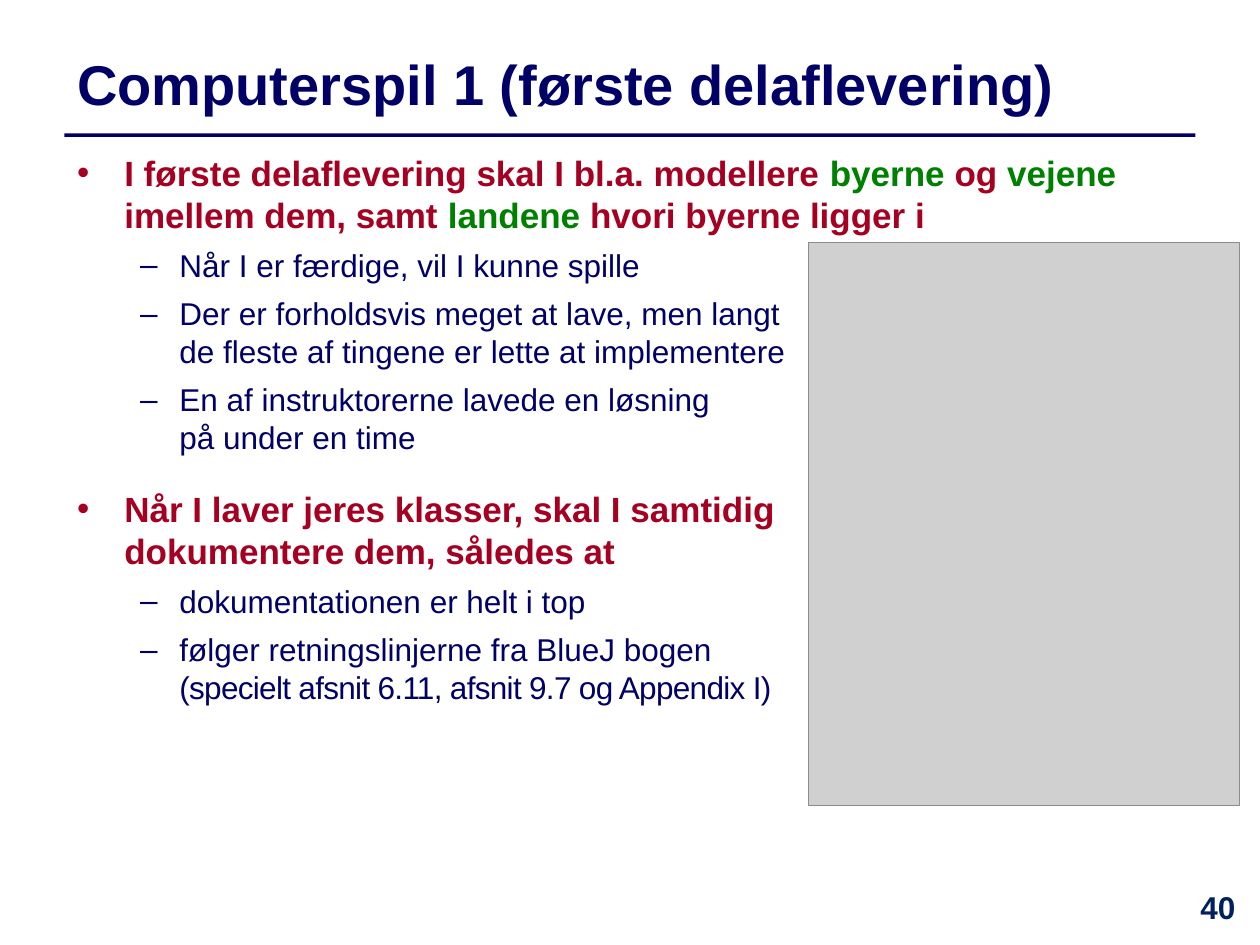
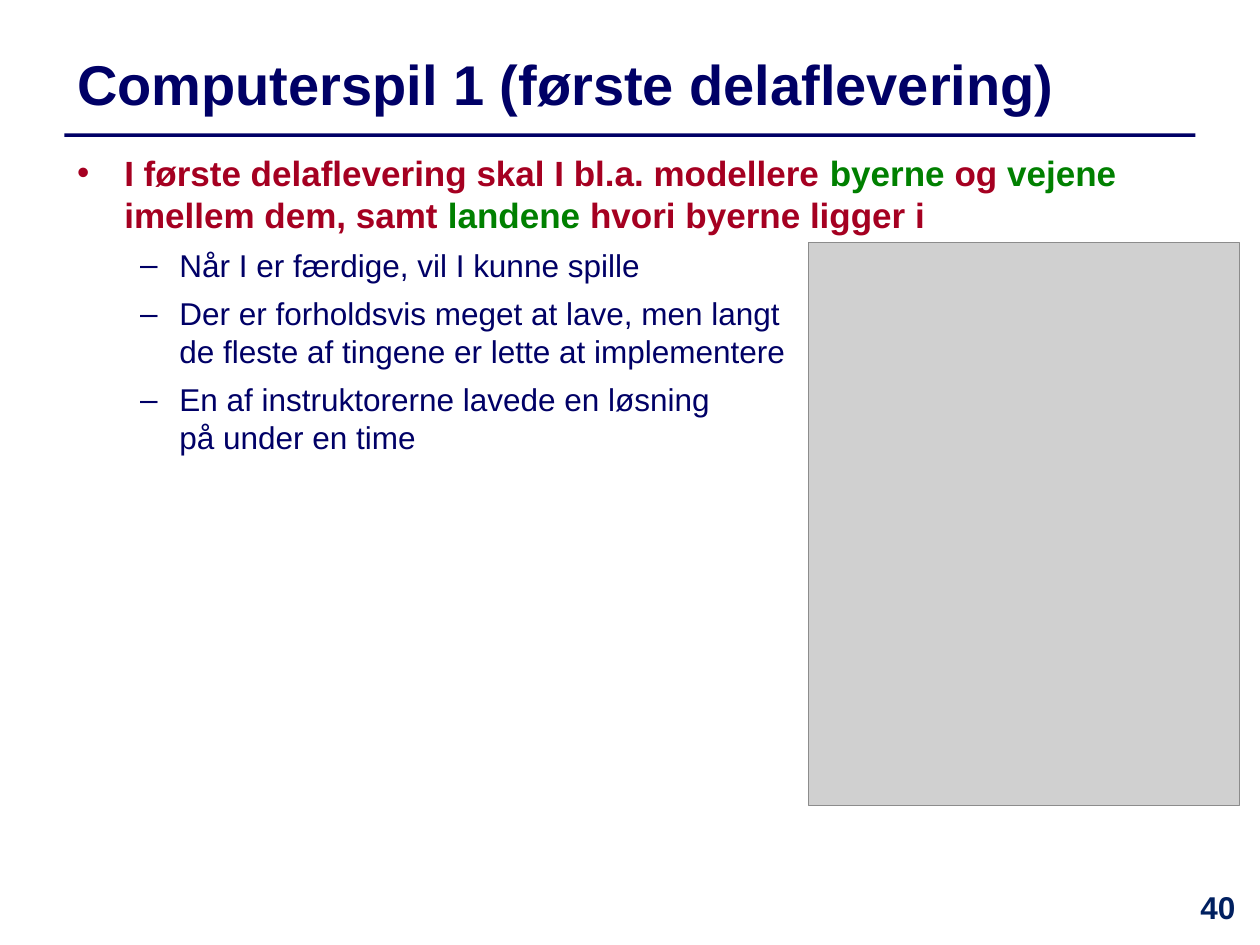
Before and after one commit to IntProgAU/Materiale, a slide deck: slide 40 of web/e21/uge_11/Slides-Uge11.pptx. Drawn at 1260x945 pixels with LibreOffice and Linux fonts; fonts in the diff are those of the drawing; grey boxes stand for pictures. Boxes give left, top, right and bottom in pixels: in the first picture for what was removed or moved away, otherwise in the second. Text is boxed around its words. In the diff, an @@ line names an element or a change of style, - is before the commit and + after.

```diff
--- a/web/e21/uge_11/Slides-Uge11.pptx
+++ b/web/e21/uge_11/Slides-Uge11.pptx
@@ text at <box>124,494,774,705</box>: paragraphs removed @@
-  • Når I laver jeres klasser, skal I samtidig
-    dokumentere dem, således at
-  – dokumentationen er helt i top
-  – følger retningslinjerne fra BlueJ bogen
-    (specielt afsnit 6.11, afsnit 9.7 og Appendix I)
```
Also in this commit, not shown: 17 other slides changed, 1 other file.
